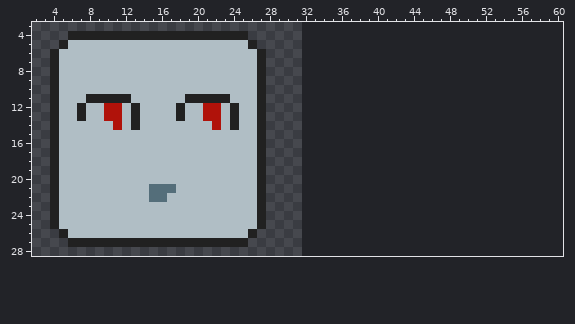
Pixel-art file -- enemy.aseprite. Above: the version before the commit.
32x32 pixels, 1 frame. Shown: x 2..60, y 3..28. The old version is drawn lined up with the new one, on the new canvas.
Now the later version:
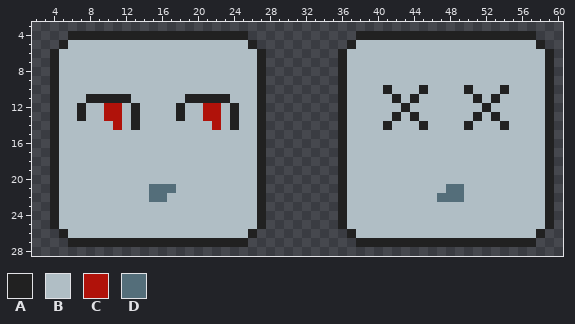
Palette (. is transparent): A #212121  B #b0bec5  C #b0120a  D #546e7a
Difference:
canvas 32x32 -> 64x32
@@ x 34..60 @@
  3 ...........................
- 4 ...........................
- 5 ...........................
- 6 ...........................
- 7 ...........................
- 8 ...........................
- 9 ...........................
-10 ...........................
-11 ...........................
-12 ...........................
-13 ...........................
-14 ...........................
-15 ...........................
-16 ...........................
-17 ...........................
-18 ...........................
-19 ...........................
-20 ...........................
-21 ...........................
-22 ...........................
-23 ...........................
-24 ...........................
-25 ...........................
-26 ...........................
-27 ...........................
+ 4 ....AAAAAAAAAAAAAAAAAAAA...
+ 5 ...ABBBBBBBBBBBBBBBBBBBBA..
+ 6 ..ABBBBBBBBBBBBBBBBBBBBBBA.
+ 7 ..ABBBBBBBBBBBBBBBBBBBBBBA.
+ 8 ..ABBBBBBBBBBBBBBBBBBBBBBA.
+ 9 ..ABBBBBBBBBBBBBBBBBBBBBBA.
+10 ..ABBBBABBBABBBBABBBABBBBA.
+11 ..ABBBBBABABBBBBBABABBBBBA.
+12 ..ABBBBBBABBBBBBBBABBBBBBA.
+13 ..ABBBBBABABBBBBBABABBBBBA.
+14 ..ABBBBABBBABBBBABBBABBBBA.
+15 ..ABBBBBBBBBBBBBBBBBBBBBBA.
+16 ..ABBBBBBBBBBBBBBBBBBBBBBA.
+17 ..ABBBBBBBBBBBBBBBBBBBBBBA.
+18 ..ABBBBBBBBBBBBBBBBBBBBBBA.
+19 ..ABBBBBBBBBBBBBBBBBBBBBBA.
+20 ..ABBBBBBBBBBBBBBBBBBBBBBA.
+21 ..ABBBBBBBBBBBDDBBBBBBBBBA.
+22 ..ABBBBBBBBBBDDDBBBBBBBBBA.
+23 ..ABBBBBBBBBBBBBBBBBBBBBBA.
+24 ..ABBBBBBBBBBBBBBBBBBBBBBA.
+25 ..ABBBBBBBBBBBBBBBBBBBBBBA.
+26 ...ABBBBBBBBBBBBBBBBBBBBA..
+27 ....AAAAAAAAAAAAAAAAAAAA...
 28 ...........................
